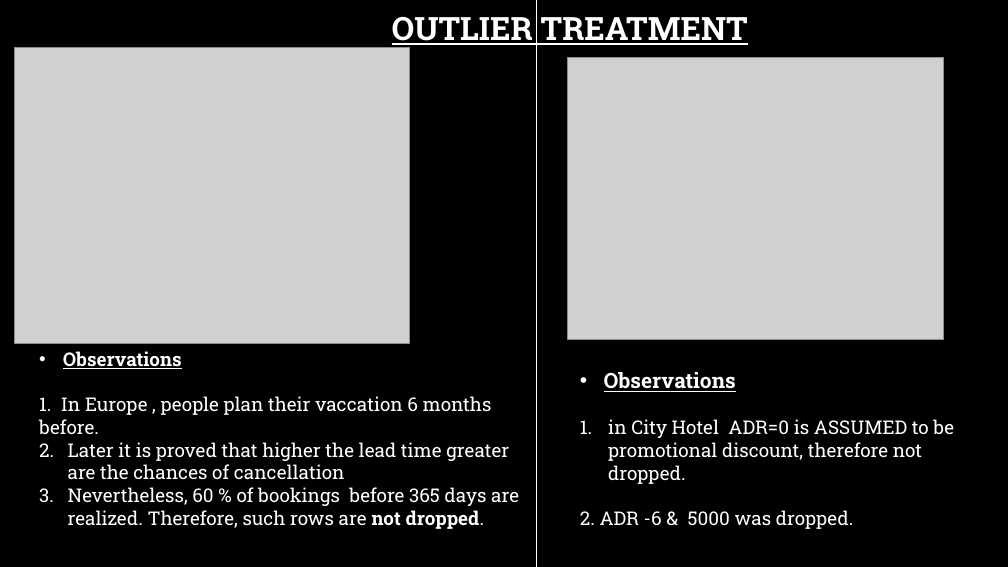
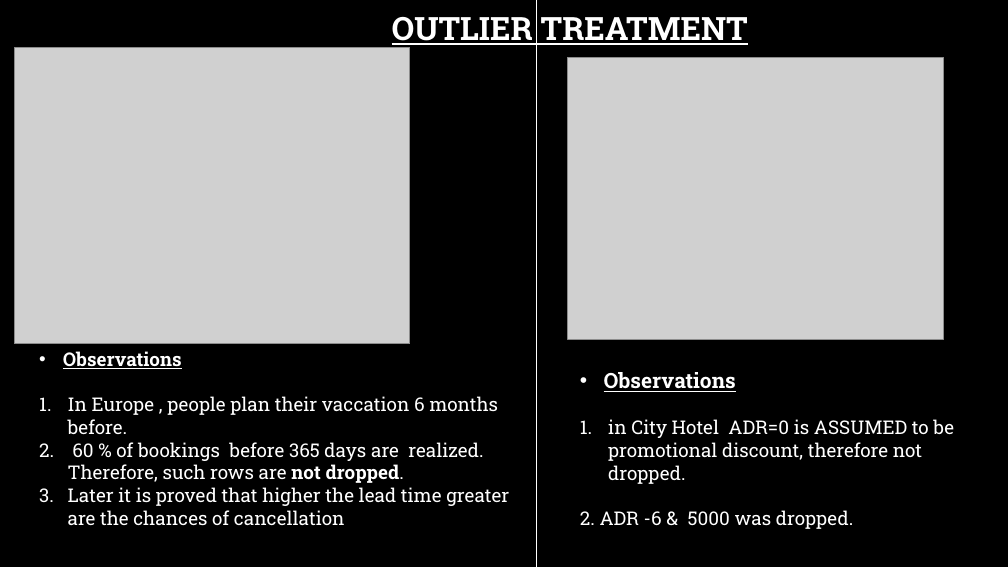
Before and after one commit to lakshay170/hotel_capstone, a slide deck: slide 4 of Hotel capstone.pptx. Drawn at 1008x567 pixels with LibreOffice and Linux fonts; fonts in the diff are those of the drawing; grey boxes stand for pictures; background and template pictures are left out. Boxes give left, top, right and bottom in pixels: in the first picture for what was removed or moved away, otherwise in the second. Text is boxed around its words. In the diff, an @@ line names an element or a change of style, - is before the commit and + after.

```diff
--- a/Hotel capstone.pptx
+++ b/Hotel capstone.pptx
@@ text at (68,396,498,483): text changed @@
-1. In Europe , people plan their vaccation 6 months before.
+1. In Europe , people plan their vaccation 6 months before.
+2. 60 % of bookings before 365 days are realized. Therefore, such rows are not dropped.
@@ text at (68,487,519,529): paragraph removed @@
-3. Nevertheless, 60 % of bookings before 365 days are realized. Therefore, such rows are not dropped.
```
Also in this commit, not shown: 8 other slides changed, 1 slide added, 1 slide removed, 1 other file.
